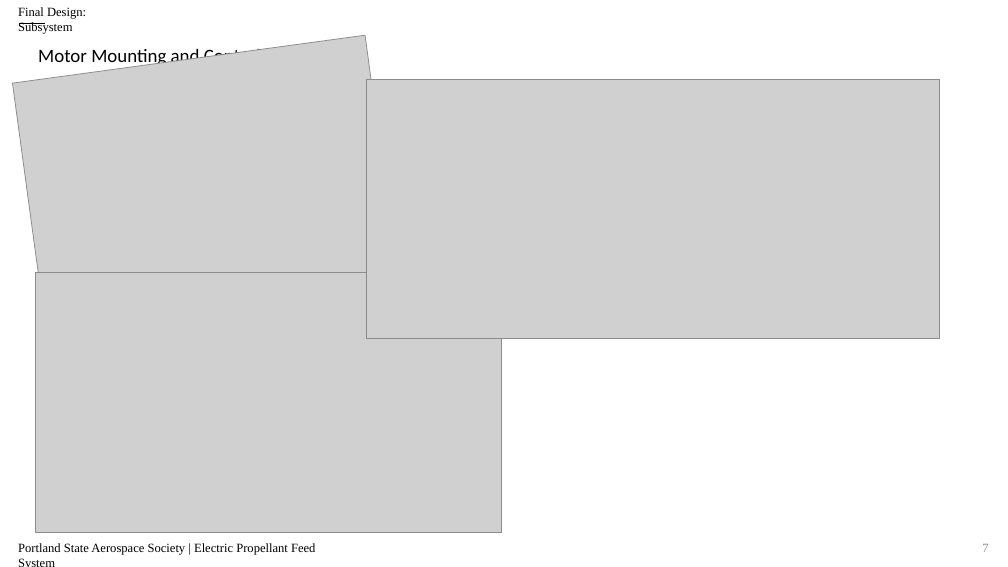
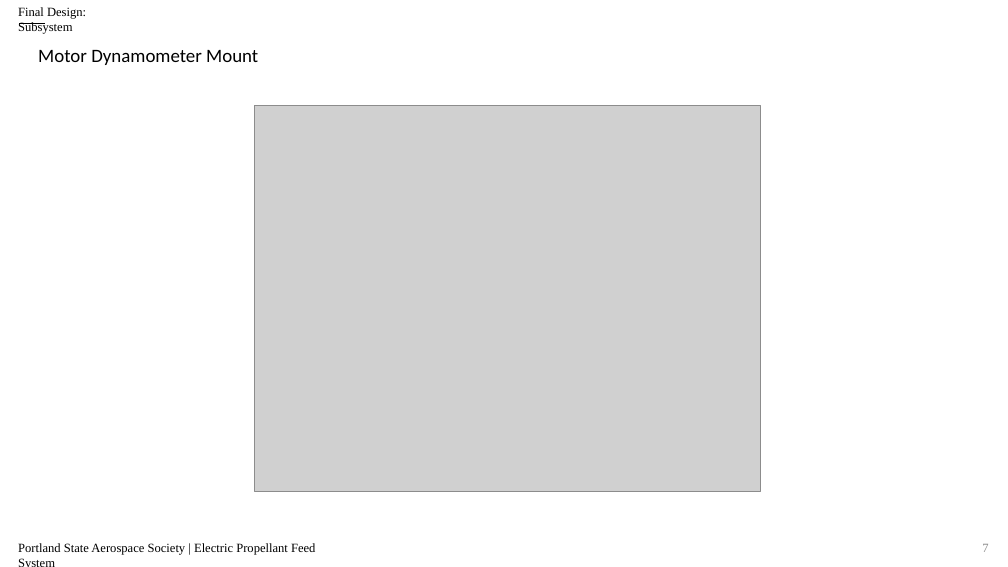
Before and after one commit to psas/electric-feed-system-prototype, a slide deck: slide 7 of Docs/Presentations/Slides/#5 design and subsystems.pptx. Drawn at 1008x567 pixels with LibreOffice and Linux fonts; fonts in the diff are those of the drawing; grey boxes stand for pictures. Boxes give left, top, right and bottom in pixels: in the first picture for what was removed or moved away, otherwise in the second. Text is boxed around its words. In the diff, an @@ line names an element or a change of style, - is before the commit and + after.

```diff
--- a/Docs/Presentations/Slides/#5 design and subsystems.pptx
+++ b/Docs/Presentations/Slides/#5 design and subsystems.pptx
@@ text at (38,50,258,65): text changed @@
-Motor Mounting and Control
+Motor Dynamometer Mount
@@ picture removed at (367,79,940,339) @@
@@ picture at (255,105,761,491): rotation 352 to 0 degrees @@
@@ picture removed at (36,273,501,532) @@
```
Also in this commit, not shown: 1 slide added, 3 other files.
